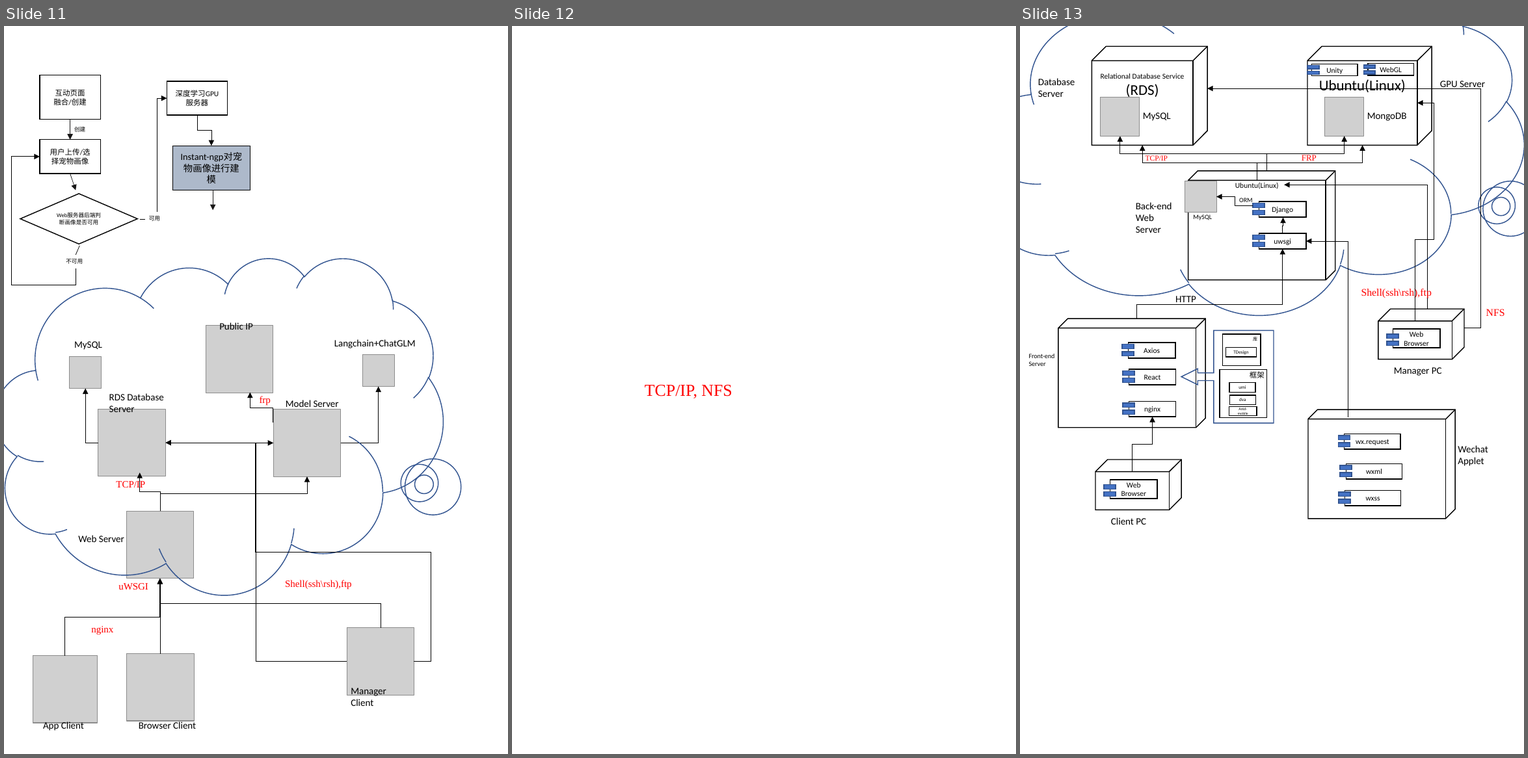
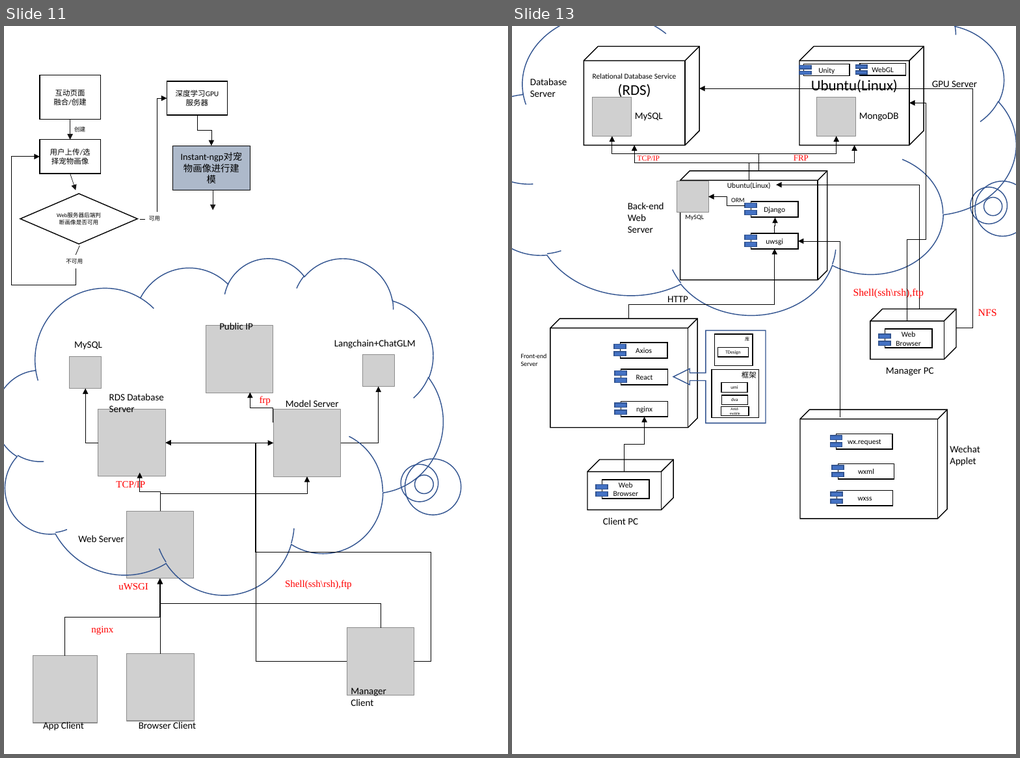
Before and after one commit to z4714/Vcat_AI_virtual_pet, a slide deck: product_document/imgs/图例.pptx. Shown side by side, each under a label of ours: slides 11, 12 and 13 before the commit, slides 11 and 13 after it; the slides between them are not shown. The pictures are 1528x758 and 1020x758 pixels, drawn with LibreOffice and Linux fonts; fonts in the diff are those of the drawing; grey boxes stand for pictures. Boxes give left, top, right and bottom in pixels: in the first picture for what was removed or moved away, otherwise in the second. Text is boxed around its words. In the diff, an @@ line names an element or a change of style, - is before the commit and + after.

```diff
--- a/product_document/imgs/图例.pptx
+++ b/product_document/imgs/图例.pptx
@@ slide 12 removed at (x1=512, y1=26, x2=1016, y2=754), background #FFFFFF @@
@@ text removed at (x1=645, y1=385, x2=732, y2=398) @@
-TCP/IP, NFS
```
Also in this commit, not shown: 1 slide added, 2 other files.
